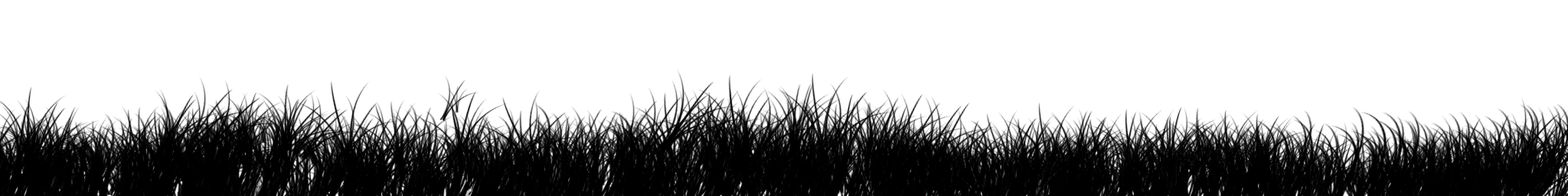
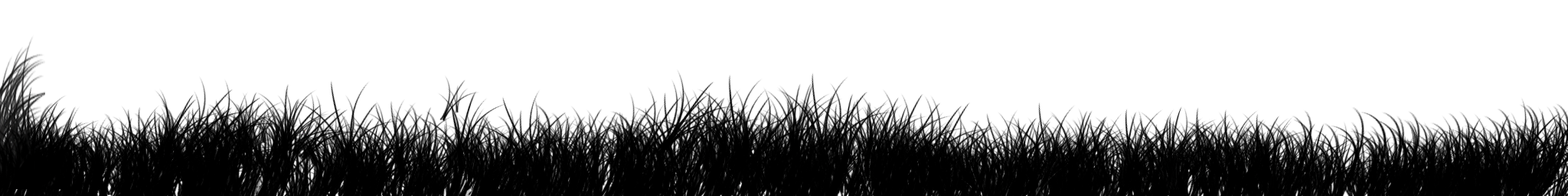
Layer changes from the first 1568 × 196 image to the second:
added layer "Layer 4" above "Layer 1" over [left=0, top=34, right=72, bottom=190]
